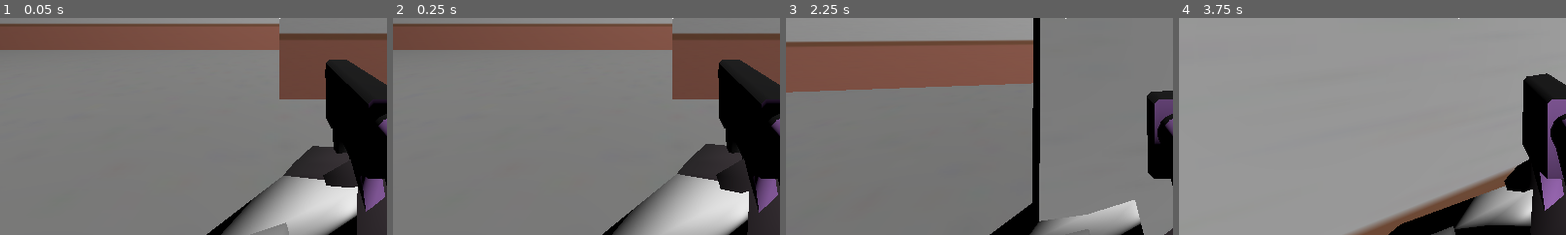
Above: before the commit, frames 1-4 (left to right).
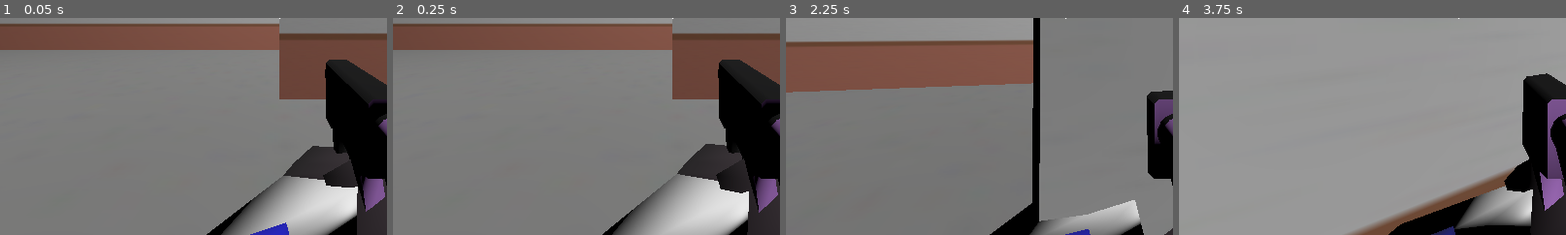
Above: after the commit, the same moments.

Repository: dairycultist/CityZoomer
Game: Godot game, scene res://level.tscn
Two runs of this game, one before a commit and one after it. Both use one fixed random seed, a clock stepped at 60 frames per second and the inputs below.
Inputs (mouse positions are % of the whole screen's width and height, from its top left):
- Up to frame 1 (0.05 s): no input
- Up to frame 2 (0.25 s): no input
- Up to frame 3 (2.25 s): move the mouse to (55, 50) at 0.52 s; press the mouse at (55, 50) at 0.53 s; hold W (walk_up) from 0.53 s (still down); tap Space (jump) at 0.77, 1.52 s; move the mouse to (45, 50) at 1.27 s; release the mouse at (45, 50) at 1.28 s; click (45, 50) at 1.35 s; move the mouse to (52, 48) at 2.02 s; press the mouse at (52, 48) at 2.03 s
- Up to frame 4 (3.75 s): keep holding W (walk_up); move the mouse to (49, 52) at 2.77 s; release the mouse at (49, 52) at 2.78 s; click (49, 52) at 2.85 s; tap Space (jump) at 3.02 s; move the mouse to (57, 51) at 3.52 s; press the mouse at (57, 51) at 3.53 s
The pictures show only the part of the screen within x 14-64%, y 50-100%; the shares and areas given below are measured in that part.

The runs differ from the first frame. In frame 1, 0.3% of the frame differs, in the area x 64-75%, y 94-100%; in frame 2, nothing differs; in frame 3, 0.1%; in frame 4, 0.1%.

Commit message:
Color assignment based on team

Diff:
--- a/level.tscn
+++ b/level.tscn
@@ -16,6 +16,7 @@
 [node name="Player" parent="." instance=ExtResource("1_vonw3")]
 transform = Transform3D(-1, 0, -1.50996e-07, 0, 1, 0, 1.50996e-07, 0, -1, 0, 0, 0)
 max_camera_distance = 1.0
+team = 2
 
 [node name="NavigationRegion3D" type="NavigationRegion3D" parent="."]
 navigation_mesh = SubResource("NavigationMesh_vonw3")
@@ -50,3 +51,4 @@
 [node name="Bot" parent="." node_paths=PackedStringArray("target") instance=ExtResource("3_0b4ue")]
 transform = Transform3D(-1, 0, -8.74228e-08, 0, 1, 0, 8.74228e-08, 0, -1, 7.601044, 3, -28.216854)
 target = NodePath("../Player")
+team = 1
--- a/player/player.gd
+++ b/player/player.gd
@@ -3,6 +3,12 @@
 extends CharacterBody3D
 
 var camera_pitch := 0.0
+
+@export_group("Game")
+enum Team {
+	NoTeam, Attacker, Defender
+}
+@export var team: Team
 
 @export_group("Movement")
 @export var ground_accel: float = 50
@@ -30,6 +36,19 @@
 	if right_target:
 		right_hand.target_node = right_target.get_path()
 		right_hand.start()
+
+	# duplicate material
+	var material: ShaderMaterial = $Model/Armature/Skeleton3D/Mercenary.get_surface_override_material(0).duplicate()
+
+	$Model/Armature/Skeleton3D/Mercenary.set_surface_override_material(0, material)
+
+	match (team):
+		Team.NoTeam:
+			material.set("shader_parameter/color", Vector3(0.4, 0.4, 0.4));
+		Team.Attacker:
+			material.set("shader_parameter/color", Vector3(1.0, 0.1, 0.0));
+		Team.Defender:
+			material.set("shader_parameter/color", Vector3(0.1, 0.1, 1.0));
 
 func _process_move(direction, jumping, delta: float) -> void:
 
